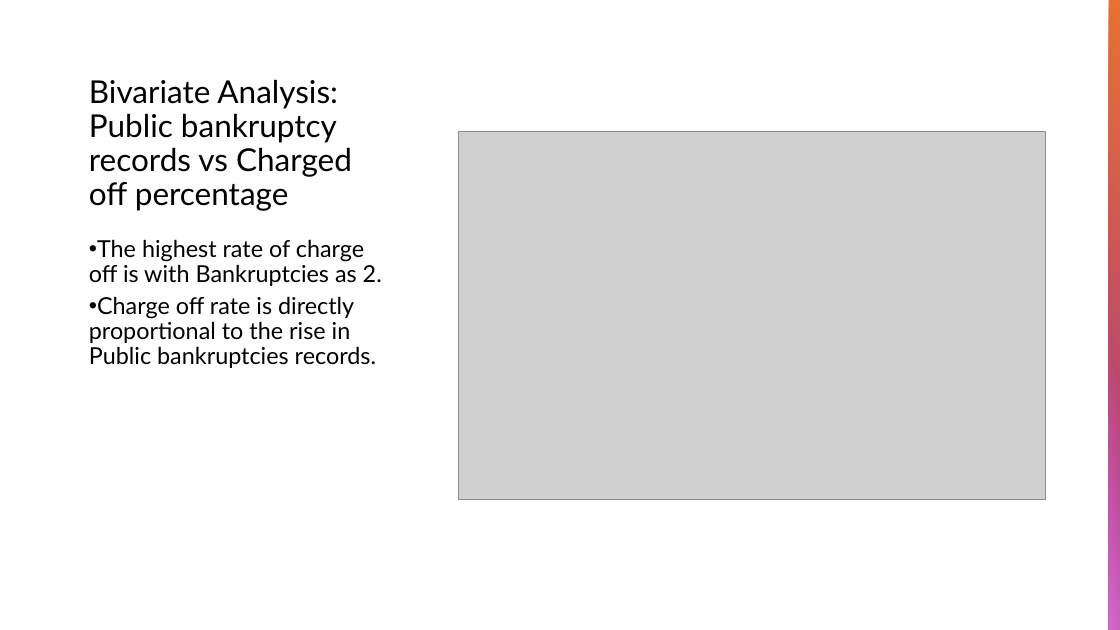
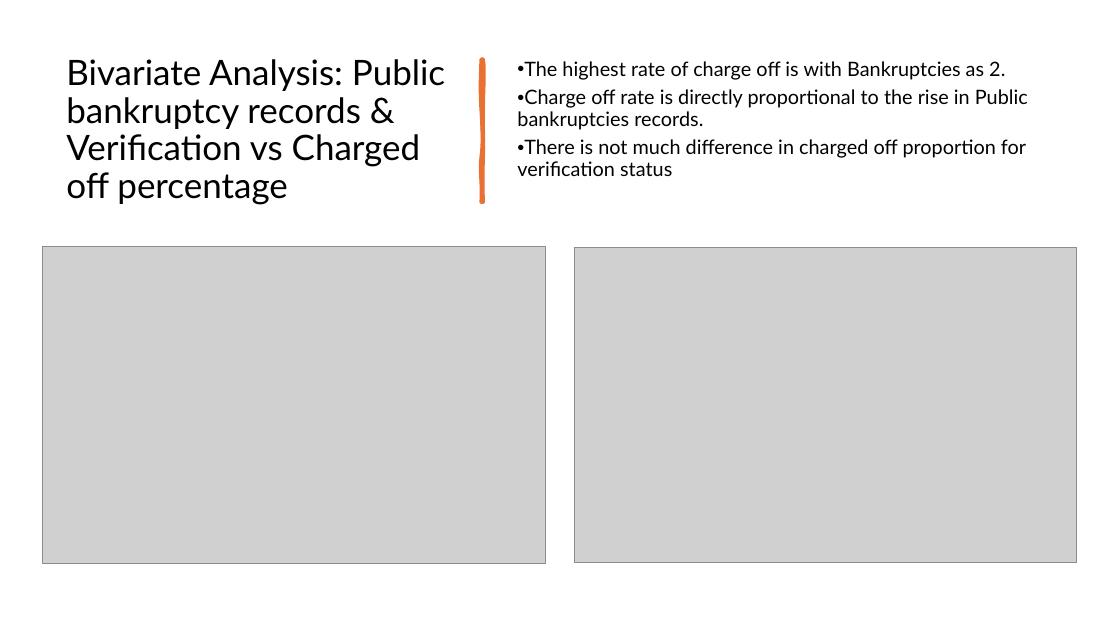
Before and after one commit to chetnapriyadarshini/Lending_Club_Case_Study_EDA, a slide deck: slide 13 of LendingClubCaseStudy_EDA.pptx (slide 15 before the commit). Drawn at 1120x630 pixels with LibreOffice and Linux fonts; fonts in the diff are those of the drawing; grey boxes stand for pictures. Boxes give left, top, right and bottom in pixels: in the first picture for what was removed or moved away, otherwise in the second. Text is boxed around its words. In the diff, an @@ line names an element or a change of style, - is before the commit and + after.

Commit message:
Added bivariate and multivariate columns

```diff
--- a/LendingClubCaseStudy_EDA.pptx
+++ b/LendingClubCaseStudy_EDA.pptx
@@ rectangle removed at (x1=1109, y1=0, x2=1120, y2=630) @@
@@ title "Bivariate Analysis: Public bankruptcy records ..." at (x1=66, y1=59, x2=445, y2=205): vertical alignment bottom to middle @@
@@ title at (x1=66, y1=59, x2=445, y2=205): text changed; size 27 to 30 pt @@
-Bivariate Analysis: Public bankruptcy records vs Charged off percentage
+Bivariate Analysis: Public bankruptcy records & Verification vs Charged off percentage
@@ freeform shape added at (x1=481, y1=59, x2=483, y2=202), fill #E97132, outline #E97132 3.25 pt @@
@@ text "The highest rate of charge ..." moved from (x1=89, y1=239, x2=382, y2=368) to (x1=517, y1=61, x2=1028, y2=176) @@
@@ text "The highest rate of charge ..." at (x1=517, y1=61, x2=1028, y2=176): vertical alignment top to middle @@
@@ text at (x1=517, y1=61, x2=1028, y2=130): size 20 to 17 pt in "The highest rate of charge off is ...", "Charge off rate is directly proportional to ..." @@
@@ text at (x1=517, y1=139, x2=1026, y2=176): paragraph added @@
+• There is not much difference in charged off proportion for verification status
@@ picture added at (x1=43, y1=247, x2=545, y2=564) @@
@@ picture resized from (x1=458, y1=131, x2=1045, y2=499) to (x1=575, y1=248, x2=1077, y2=563) @@
@@ rectangle removed at (x1=1109, y1=324, x2=1120, y2=630) @@
```
Also in this commit, not shown: 6 other slides changed, 10 slides added, 3 slides removed.
